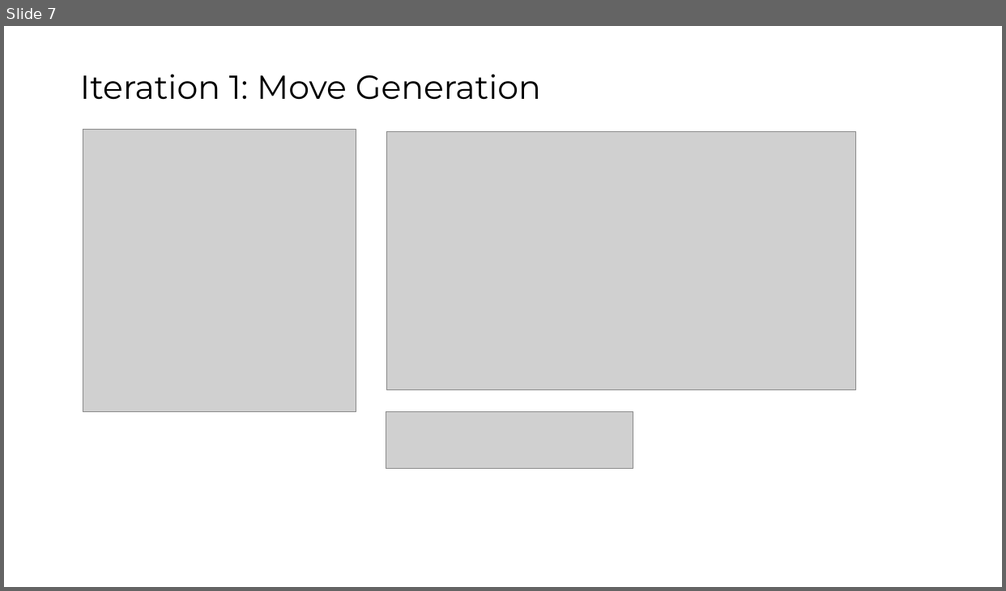
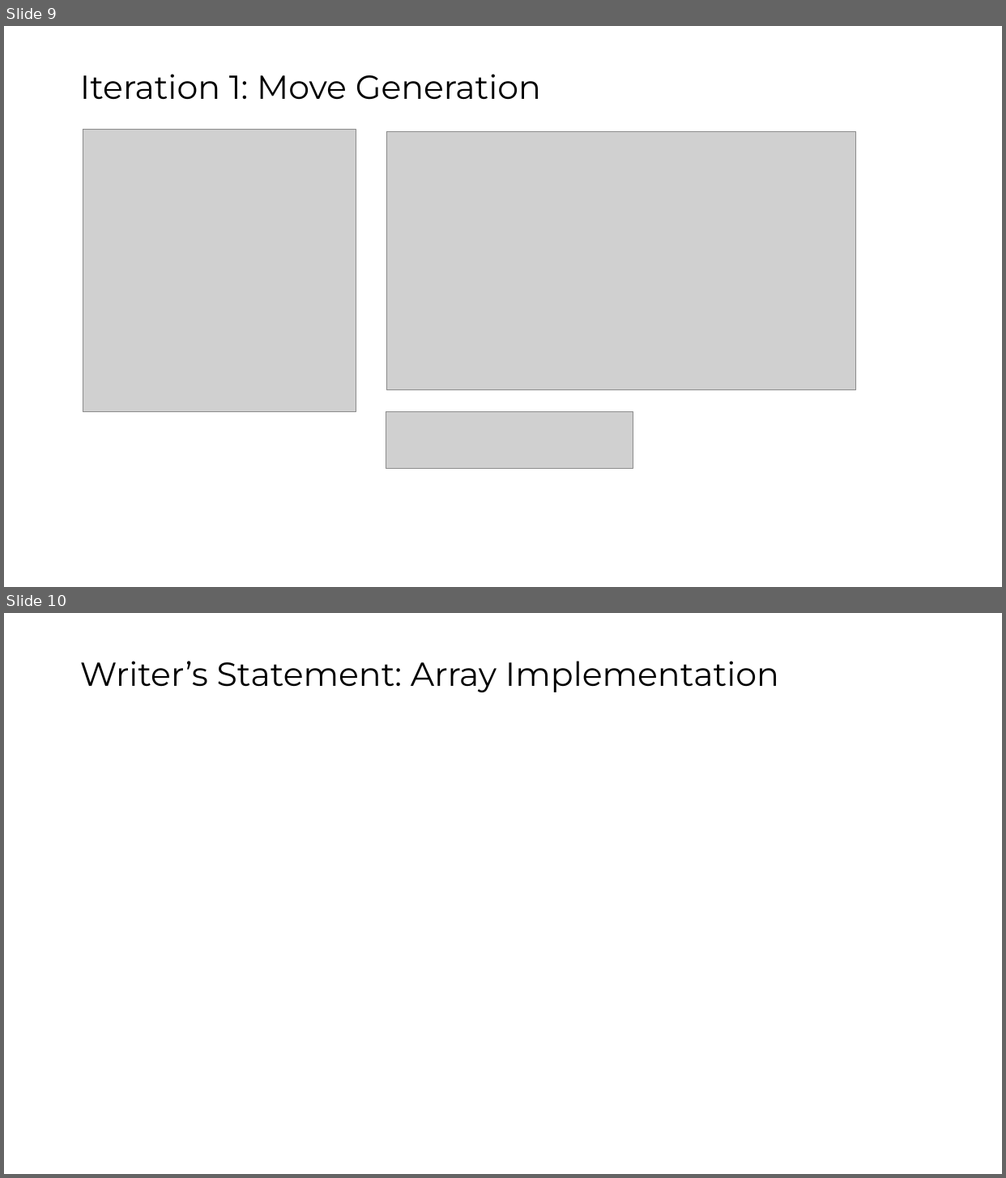
Before and after one commit to nozzyFTW/DailyChessPuzzle, a slide deck: DailyChessPuzzle.pptx. Shown one above the other, each under a label of ours: slide 7 before the commit, slides 9 and 10 after it. The pictures are 1006x591 and 1006x1178 pixels, drawn with LibreOffice and Linux fonts; fonts in the diff are those of the drawing; grey boxes stand for pictures. Boxes give left, top, right and bottom in pixels: in the first picture for what was removed or moved away, otherwise in the second. Text is boxed around its words. In the diff, an @@ line names an element or a change of style, - is before the commit and + after.

```diff
--- a/DailyChessPuzzle.pptx
+++ b/DailyChessPuzzle.pptx
@@ slide 10 added at (4,613,1002,1174), background #FFFFFF @@
@@ title added at (80,661,779,692), 32 pt, text #000000 @@
+Writer’s Statement: Array Implementation
@@ what was slide 7 is now slide 9 @@
```
Also in this commit, not shown: 1 slide changed, 3 other slides added, 5 other files.
